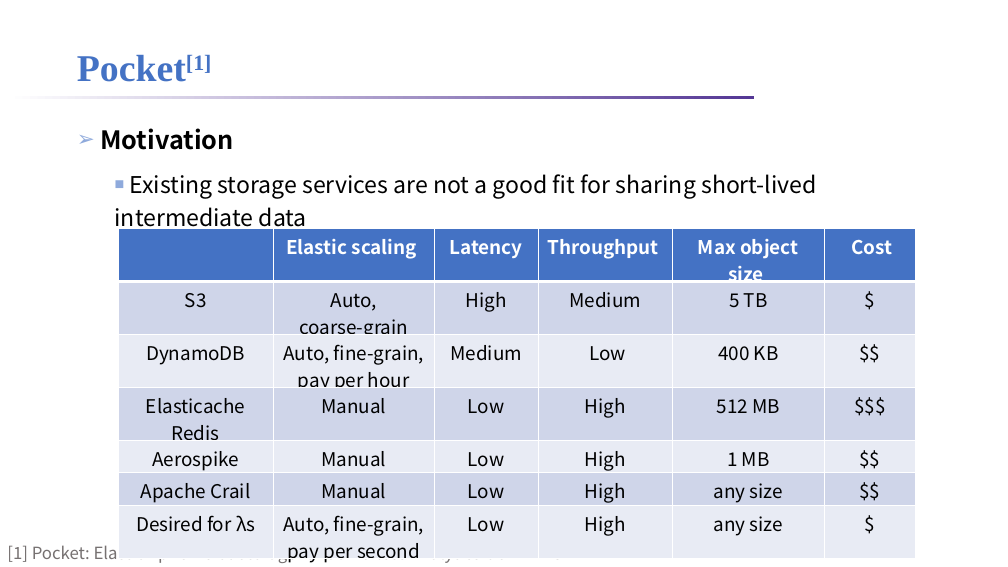
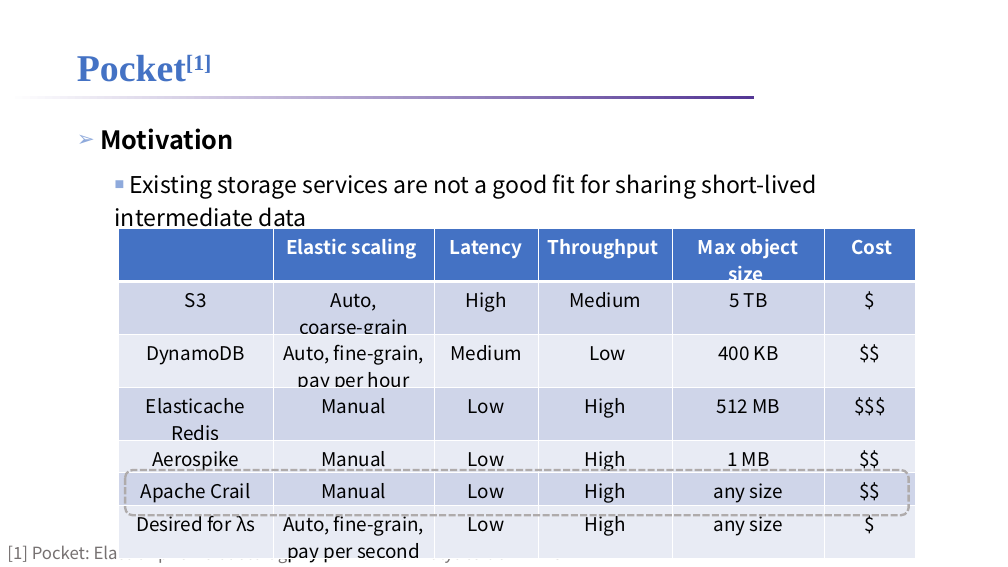
Before and after one commit to lt2000/ADSL, a slide deck: slide 15 of meeting/数据分析应用的数据特征.pptx (slide 14 before the commit). Drawn at 1008x567 pixels with LibreOffice and Linux fonts; fonts in the diff are those of the drawing; background and template pictures are left out. Boxes give left, top, right and bottom in pixels: in the first picture for what was removed or moved away, otherwise in the second. Text is boxed around its words. In the diff, an @@ line names an element or a change of style, - is before the commit and + after.

```diff
--- a/meeting/数据分析应用的数据特征.pptx
+++ b/meeting/数据分析应用的数据特征.pptx
@@ rounded rectangle added at box(126, 470, 909, 516), outline #AFABAB 2.25 pt dashed @@
```
Also in this commit, not shown: 6 other slides changed, 1 slide added, 1 other file.
